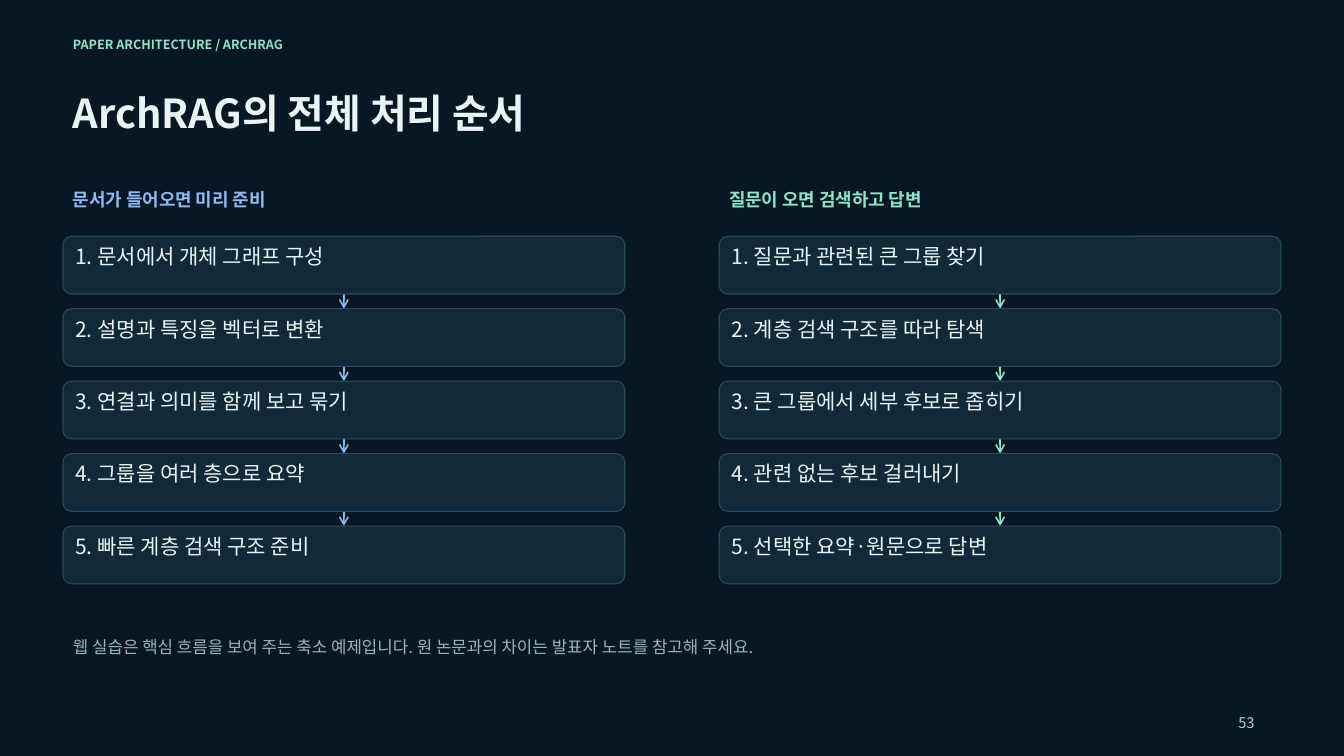
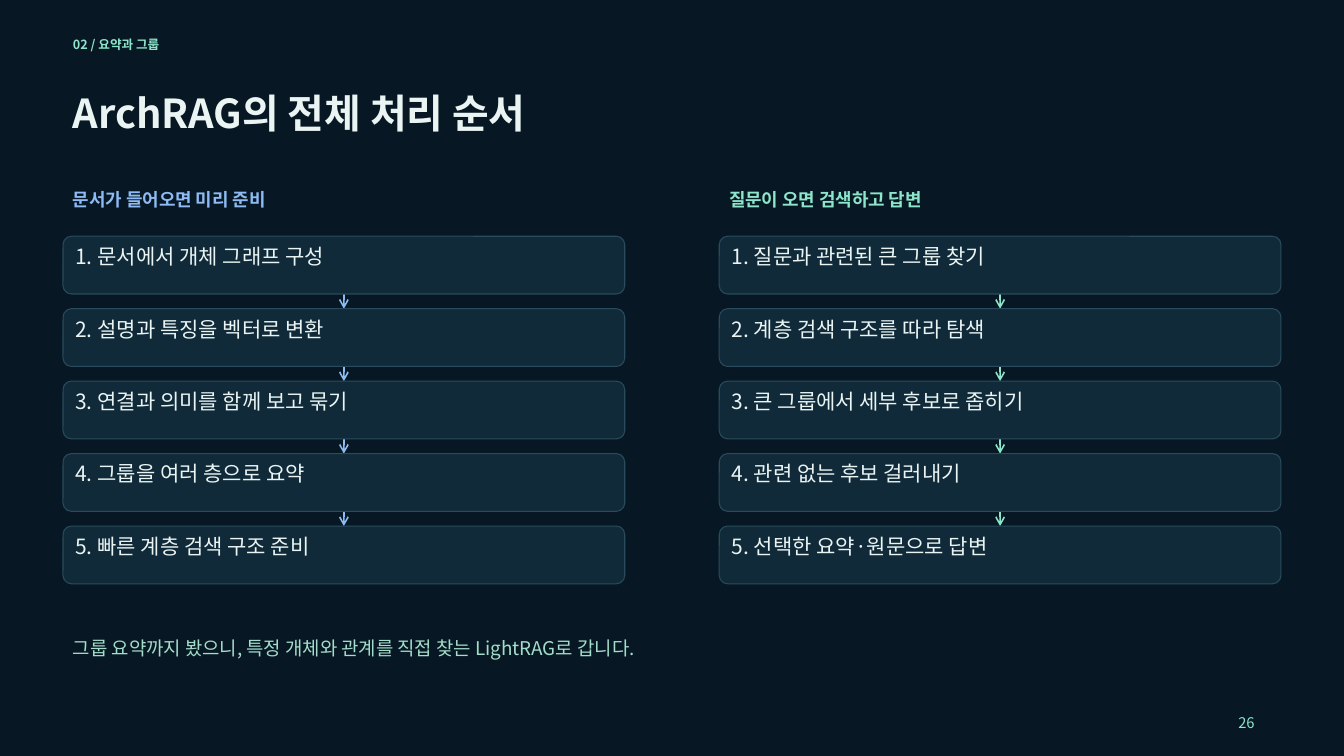
Before and after one commit to euiyulsong/graphrag-atlas, a slide deck: slide 26 of slides/GraphRAG_Atlas_Tech_Seminar.pptx (slide 53 before the commit). Drawn at 1344x756 pixels with LibreOffice and Linux fonts; fonts in the diff are those of the drawing. Boxes give left, top, right and bottom in pixels: in the first picture for what was removed or moved away, otherwise in the second. Text is boxed around its words. In the diff, an @@ line names an element or a change of style, - is before the commit and + after.

```diff
--- a/slides/GraphRAG_Atlas_Tech_Seminar.pptx
+++ b/slides/GraphRAG_Atlas_Tech_Seminar.pptx
@@ text at (73, 38, 159, 50): text changed @@
-PAPER ARCHITECTURE / ARCHRAG
+02 / 요약과 그룹
@@ text at (73, 639, 634, 660): text changed; size 12 to 13.5 pt; text colour #9BB4C0 to #A4DDCA @@
-웹 실습은 핵심 흐름을 보여 주는 축소 예제입니다. 원 논문과의 차이는 발표자 노트를 참고해 주세요.
+그룹 요약까지 봤으니, 특정 개체와 관계를 직접 찾는 LightRAG로 갑니다.
@@ text at (1238, 717, 1254, 728): text changed @@
-53
+26
```
Also in this commit, not shown: 58 other slides changed, 6 other files.
